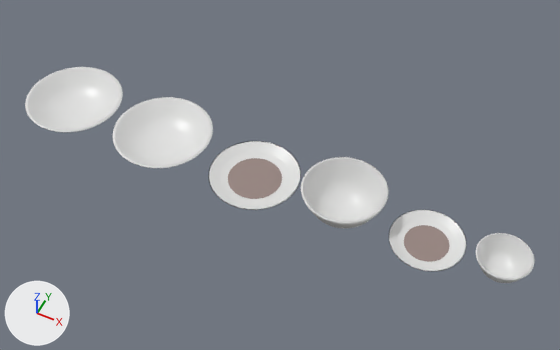
The glTF model public/modelos/NAV-02.glb, before and after one commit.
One viewpoint serves both versions: a 50 mm camera at (0.731, -1.322, 1.711) aimed at (0.062, 0.017, 0.038). The lights are fixed; the arrows at lower left show +X, +Y and +Z. The first picture is the older version. Where no turn or scale is listed for an object, it has been applied to the vertices.
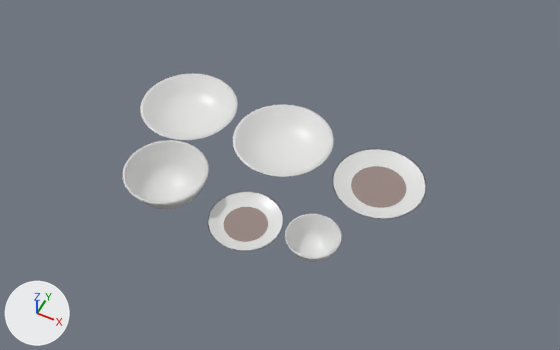
Location of each change, [x1, y1, x2, y2] in pixels of the pictures (560 x 350 px):
'Mesh_1', moved: before [113, 97, 213, 168]; after [233, 104, 334, 177]
'Mesh_0', moved: before [25, 67, 123, 132]; after [140, 74, 238, 140]
'Mesh_4', moved: before [301, 157, 389, 228]; after [123, 140, 209, 209]
'Mesh_2', moved: before [208, 141, 301, 210]; after [333, 149, 426, 219]
'Mesh_5', moved: before [389, 210, 467, 271]; after [208, 192, 283, 251]
'Mesh_7', moved: before [476, 233, 535, 283]; after [285, 214, 342, 262]
'Mesh_3', moved: before [228, 158, 282, 199]; after [351, 166, 406, 208]
'Mesh_6', moved: before [404, 225, 449, 262]; after [224, 207, 268, 242]

Diff of the bpy script that builds the scene:
```diff
--- a/public/modelos/NAV-02.glb.py
+++ b/public/modelos/NAV-02.glb.py
@@ ob_mesh_0 @@
 ob_mesh_0 = bpy.data.objects.new('Mesh_0', me_mesh_0)
-ob_mesh_0.location = (-0.648, 0.0, 0.0)
+ob_mesh_0.location = (-0.31, 0.132, 0.0)
@@ ob_mesh_1 @@
 ob_mesh_1 = bpy.data.objects.new('Mesh_1', me_mesh_1)
-ob_mesh_1.location = (-0.322, 0.0, 0.0)
+ob_mesh_1.location = (0.015, 0.132, 0.0)
@@ ob_mesh_2 @@
 ob_mesh_2 = bpy.data.objects.new('Mesh_2', me_mesh_2)
-ob_mesh_2.location = (-0.012, 0.0, 0.0)
+ob_mesh_2.location = (0.325, 0.132, 0.0)
@@ ob_mesh_3 @@
 ob_mesh_3 = bpy.data.objects.new('Mesh_3', me_mesh_3)
-ob_mesh_3.location = (-0.012, 0.0, 0.004)
+ob_mesh_3.location = (0.325, 0.132, 0.004)
@@ ob_mesh_4 @@
 ob_mesh_4 = bpy.data.objects.new('Mesh_4', me_mesh_4)
-ob_mesh_4.location = (0.268, 0.0, 0.0)
+ob_mesh_4.location = (-0.205, -0.162, 0.0)
@@ ob_mesh_5 @@
 ob_mesh_5 = bpy.data.objects.new('Mesh_5', me_mesh_5)
-ob_mesh_5.location = (0.518, 0.0, 0.0)
+ob_mesh_5.location = (0.045, -0.162, 0.0)
@@ ob_mesh_6 @@
 ob_mesh_6 = bpy.data.objects.new('Mesh_6', me_mesh_6)
-ob_mesh_6.location = (0.518, 0.0, 0.004)
+ob_mesh_6.location = (0.045, -0.162, 0.004)
@@ ob_mesh_7 @@
 ob_mesh_7 = bpy.data.objects.new('Mesh_7', me_mesh_7)
-ob_mesh_7.location = (0.722, 0.0, 0.0)
+ob_mesh_7.location = (0.25, -0.162, 0.0)
```
